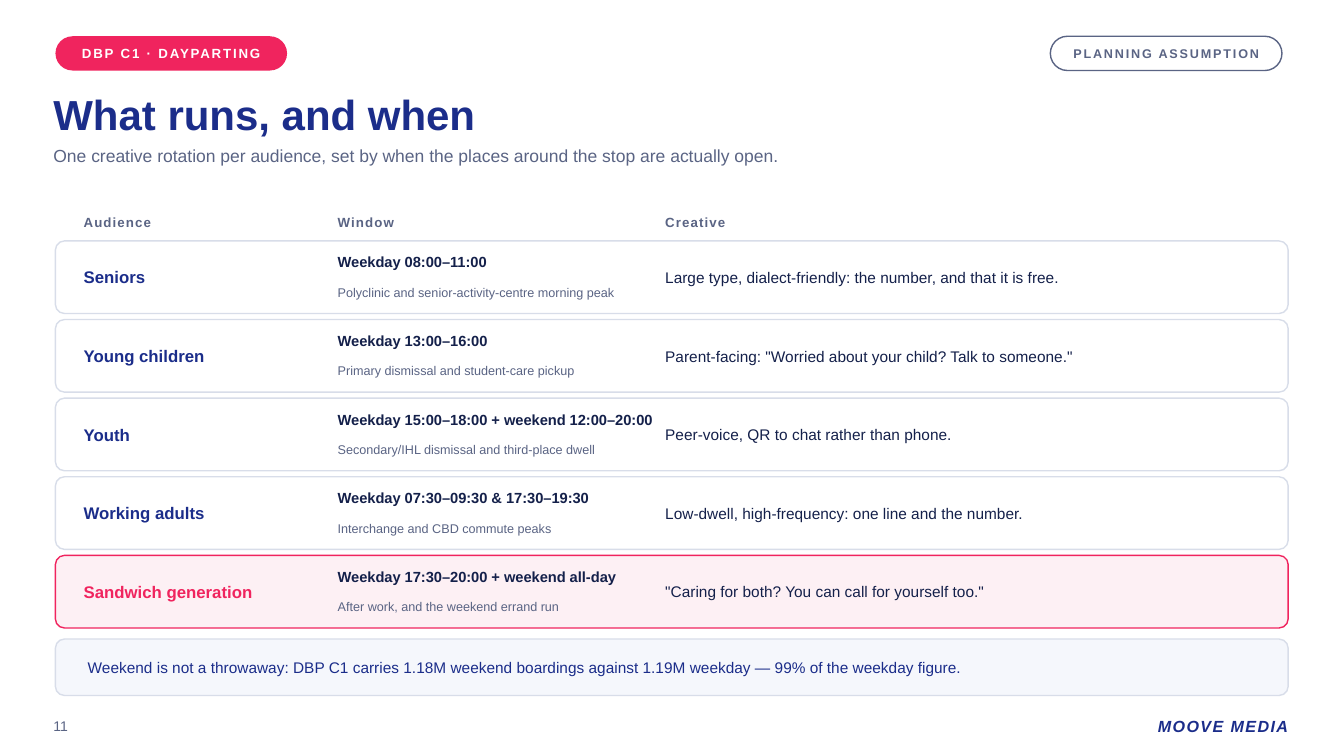
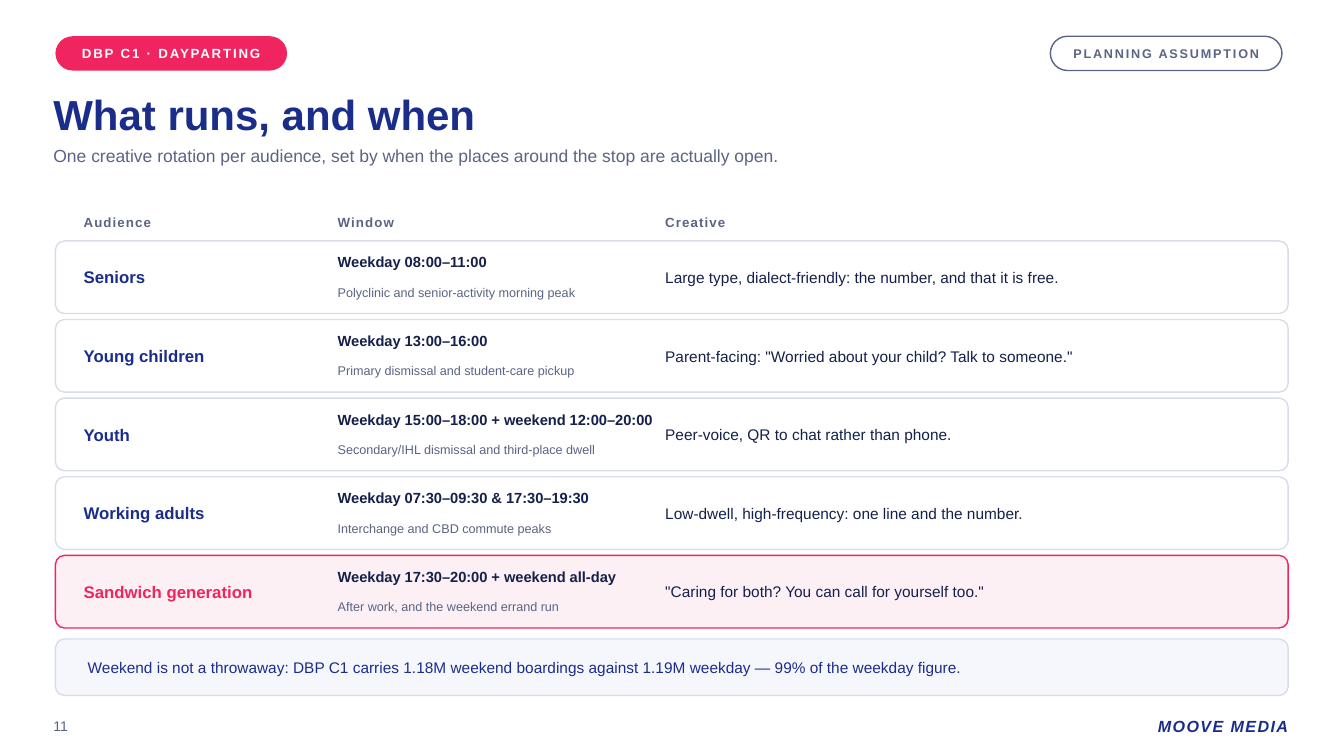
Before and after one commit to saifulanuarsg/sg-transit-atlas, a slide deck: slide 11 of docs/DBP-C1-mindline.pptx. Drawn at 1344x756 pixels with LibreOffice and Linux fonts; fonts in the diff are those of the drawing. Boxes give left, top, right and bottom in pixels: in the first picture for what was removed or moved away, otherwise in the second. Text is boxed around its words. In the diff, an @@ line names an element or a change of style, - is before the commit and + after.

```diff
--- a/docs/DBP-C1-mindline.pptx
+++ b/docs/DBP-C1-mindline.pptx
@@ text at [338,288,575,300]: text changed @@
-Polyclinic and senior-activity-centre morning peak
+Polyclinic and senior-activity morning peak
```
Also in this commit, not shown: 8 other slides changed, 8 other files.
